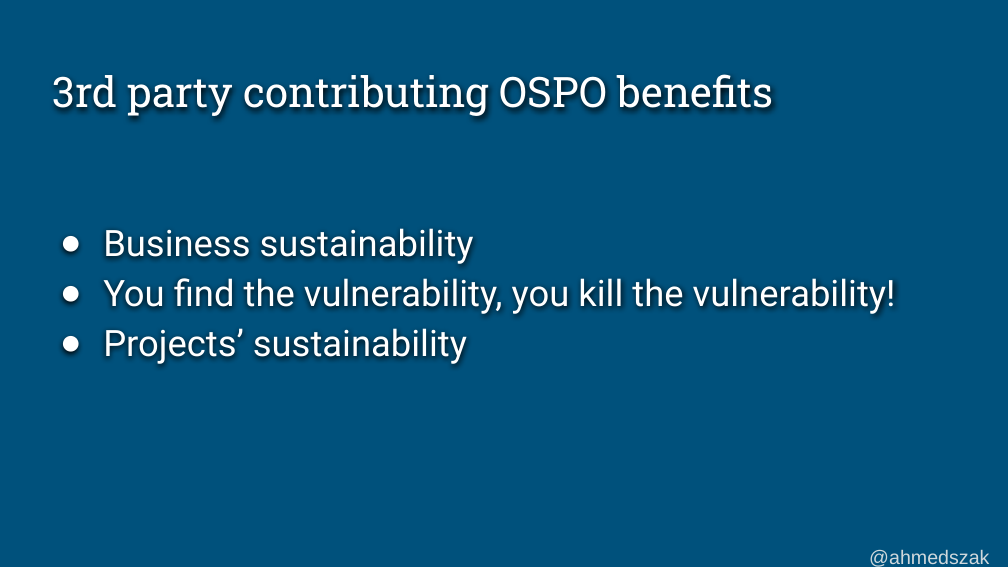
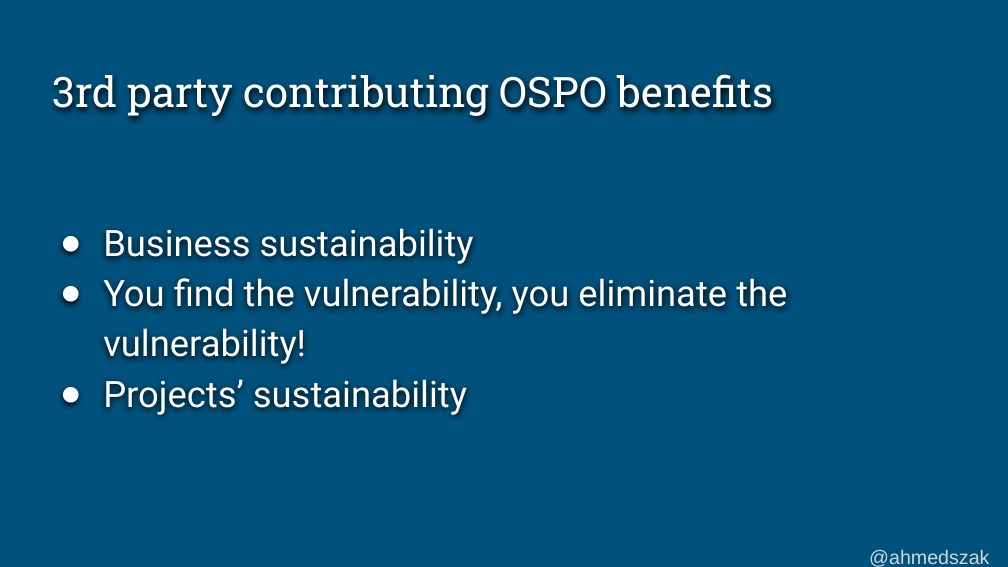
Before and after one commit to ahmedsobeh/conference-talks, a slide deck: slide 45 of Your OSPO Is Not Only Yours/Your OSPO is not only yours.pptx. Drawn at 1008x567 pixels with LibreOffice and Linux fonts; fonts in the diff are those of the drawing. Boxes give left, top, right and bottom in pixels: in the first picture for what was removed or moved away, otherwise in the second. Text is boxed around its words. In the diff, an @@ line names an element or a change of style, - is before the commit and + after.

Commit message:
adding file

```diff
--- a/Your OSPO Is Not Only Yours/Your OSPO is not only yours.pptx
+++ b/Your OSPO Is Not Only Yours/Your OSPO is not only yours.pptx
@@ text at [103, 278, 787, 364]: text changed @@
-● You find the vulnerability, you kill the vulnerability!
+● You find the vulnerability, you eliminate the vulnerability!
```
Also in this commit, not shown: 2 other slides changed.
